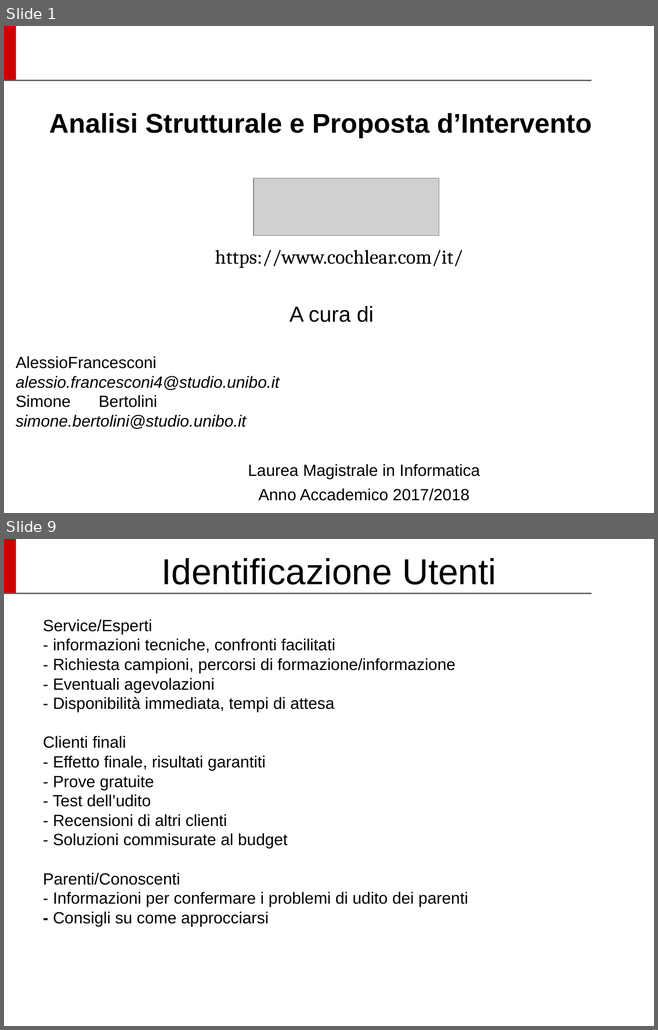
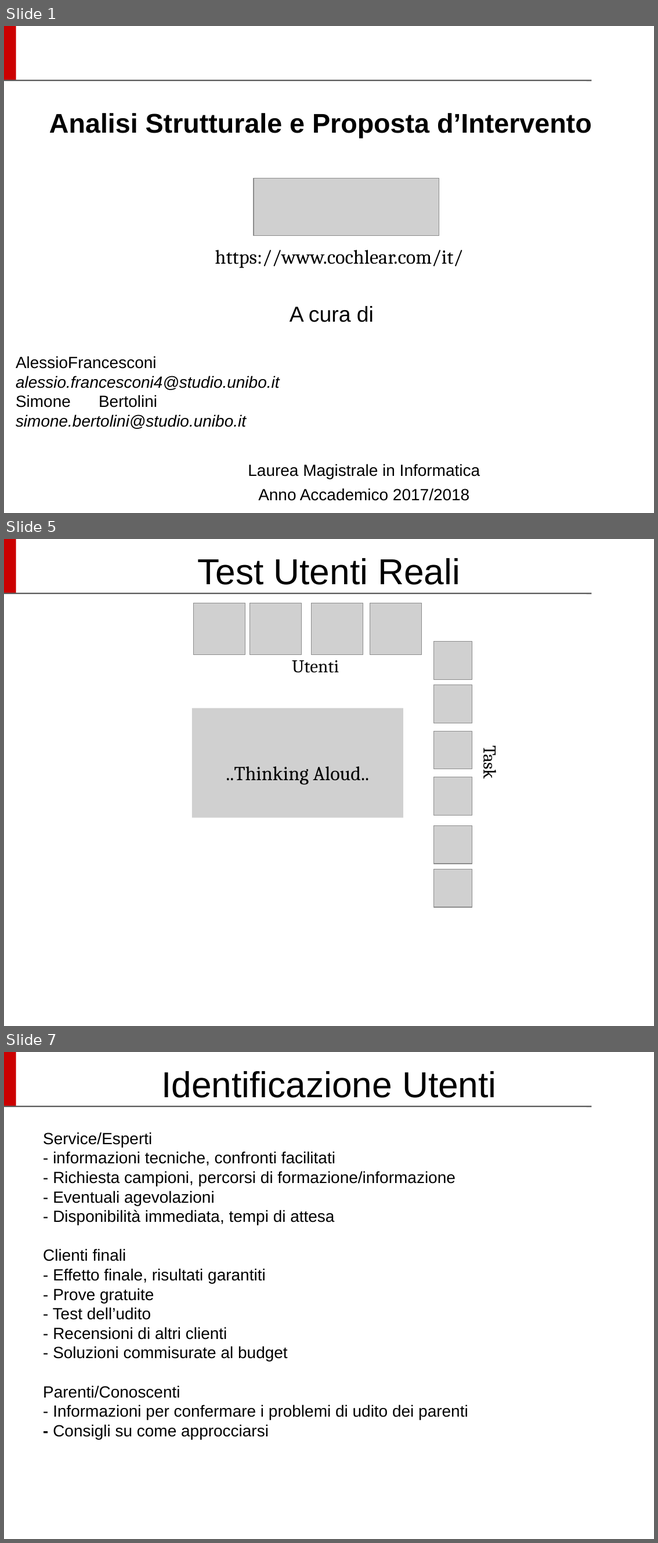
Before and after one commit to Siber93/UsabilitaProject, a slide deck: UUX_SlideProject_Cochlear.odp. Shown one above the other, each under a label of ours: slides 1 and 9 before the commit, slides 1, 5 and 7 after it; the slides between them are not shown. The pictures are 658x1030 and 658x1543 pixels, drawn with LibreOffice and Linux fonts; fonts in the diff are those of the drawing; grey boxes stand for pictures; background and template pictures are left out. Boxes give left, top, right and bottom in pixels: in the first picture for what was removed or moved away, otherwise in the second. Text is boxed around its words. In the diff, an @@ line names an element or a change of style, - is before the commit and + after.

```diff
--- a/UUX_SlideProject_Cochlear.odp
+++ b/UUX_SlideProject_Cochlear.odp
@@ slide 5 added at box(4, 539, 654, 1026), background #FFFFFF; not listed: 2 template elements that a slide beside it also shows @@
@@ title added at box(198, 558, 460, 585), 40 pt, text #000000 @@
+Test Utenti Reali
@@ picture added at box(193, 603, 245, 654) @@
@@ picture added at box(249, 603, 302, 654) @@
@@ picture added at box(311, 603, 362, 654) @@
@@ picture added at box(370, 603, 422, 654) @@
@@ picture added at box(433, 642, 471, 680) @@
@@ text added at box(292, 660, 339, 673), 20 pt, text #000000 @@
+Utenti
@@ picture added at box(433, 685, 471, 723) @@
@@ picture added at box(192, 708, 403, 817), 22 pt, text #000000 @@
+..Thinking Aloud..
@@ picture added at box(433, 732, 471, 770) @@
@@ text added at box(479, 748, 502, 779), 20 pt, text #000000 @@
+Task
@@ picture added at box(433, 777, 471, 815) @@
@@ picture added at box(433, 826, 471, 864) @@
@@ picture added at box(433, 869, 471, 907) @@
@@ what was slide 9 is now slide 7 @@
```
Also in this commit, not shown: 2 slides changed, 2 other slides added, 5 slides removed, 2 other files.
